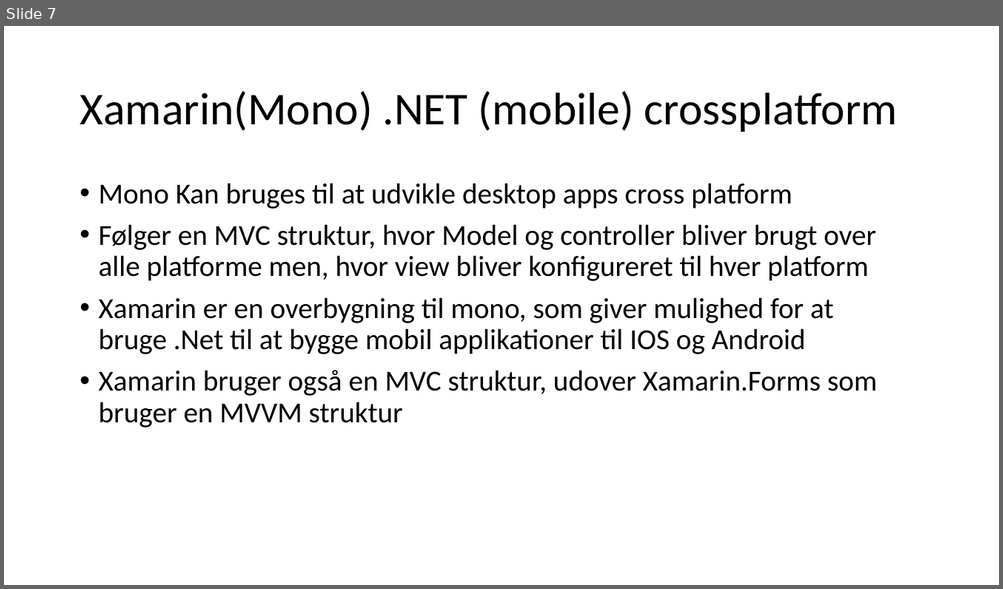
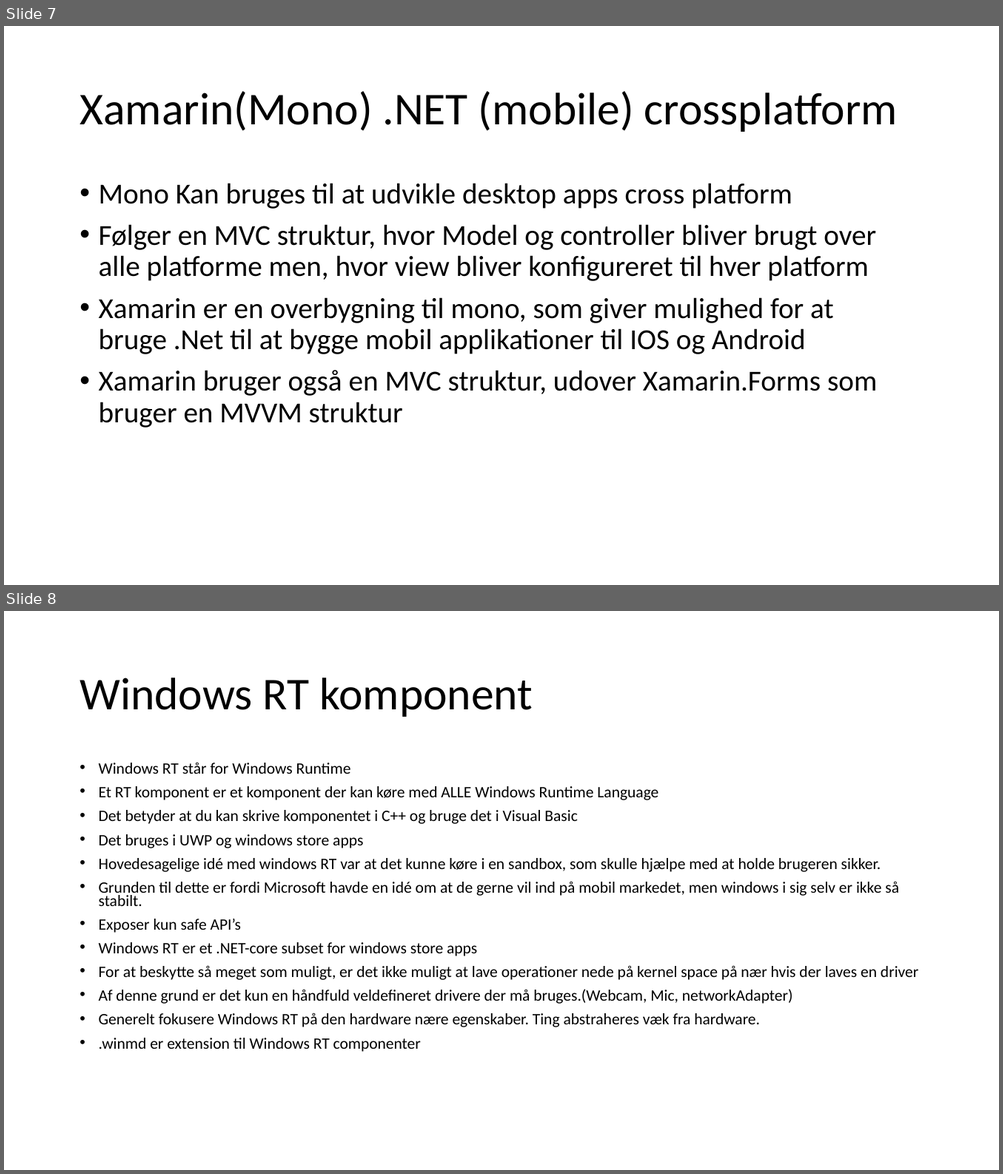
Before and after one commit to AbdulBarakeh/KPU, a slide deck: NEW KPU/KPU/DEM JEG KAN/MÅSKE/Spørgsmål 7CrossPlatform.pptx. Shown one above the other, each under a label of ours: slide 7 before the commit, slides 7 and 8 after it. The pictures are 1003x589 and 1003x1174 pixels, drawn with LibreOffice and Linux fonts; fonts in the diff are those of the drawing. Boxes give left, top, right and bottom in pixels: in the first picture for what was removed or moved away, otherwise in the second. Text is boxed around its words. In the diff, an @@ line names an element or a change of style, - is before the commit and + after.

```diff
--- a/NEW KPU/KPU/DEM JEG KAN/MÅSKE/Spørgsmål 7CrossPlatform.pptx
+++ b/NEW KPU/KPU/DEM JEG KAN/MÅSKE/Spørgsmål 7CrossPlatform.pptx
@@ slide 8 added at box(4, 611, 999, 1170), background #FFFFFF @@
@@ title added at box(79, 678, 533, 717), 44 pt, text #000000 @@
+Windows RT komponent
@@ text added at box(99, 762, 918, 1052), 15.4 pt, text #000000 @@
+• Windows RT står for Windows Runtime
+• Et RT komponent er et komponent der kan køre med ALLE Windows Runtime Language
+• Det betyder at du kan skrive komponentet i C++ og bruge det i Visual Basic
+• Det bruges i UWP og windows store apps
+• Hovedesagelige idé med windows RT var at det kunne køre i en sandbox, som skulle hjælpe med at holde brugeren sikker.
+• Grunden til dette er fordi Microsoft havde en idé om at de gerne vil ind på mobil markedet, men windows i sig selv er ikke så stabilt.
+• Exposer kun safe API’s
+• Windows RT er et .NET-core subset for windows store apps
+• For at beskytte så meget som muligt, er det ikke muligt at lave operationer nede på kernel space på nær hvis der laves en driver
+• Af denne grund er det kun en håndfuld veldefineret drivere der må bruges.(Webcam, Mic, networkAdapter)
+• Generelt fokusere Windows RT på den hardware nære egenskaber. Ting abstraheres væk fra hardware.
+• .winmd er extension til Windows RT componenter
```
Also in this commit, not shown: 1 slide changed, 2 other slides added, 3 other files.
